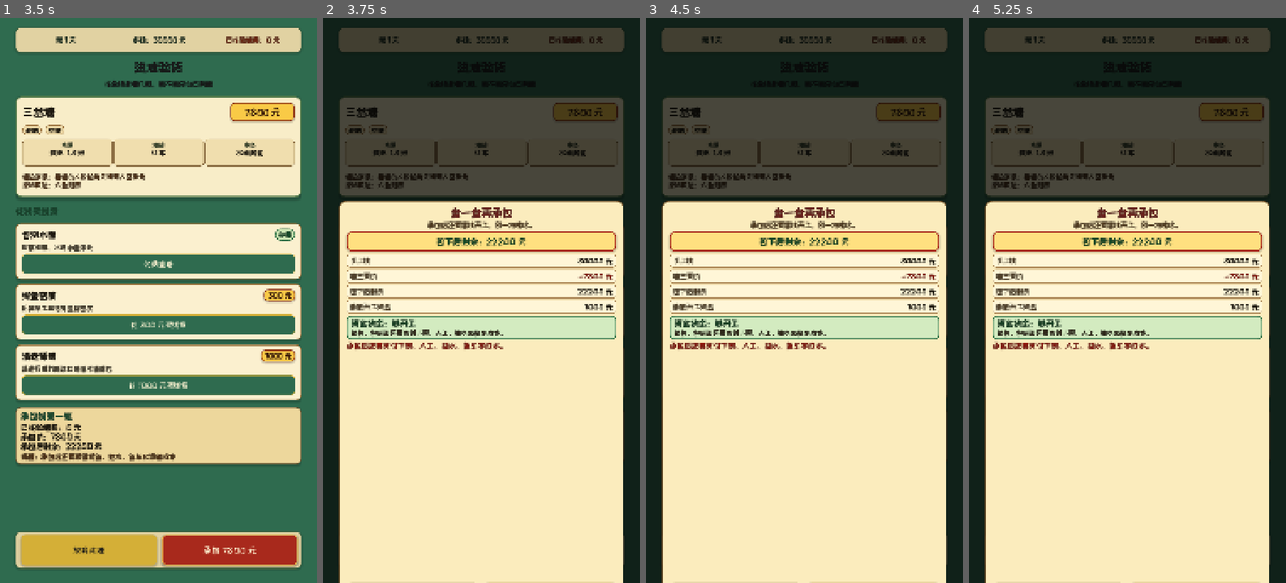
Above: before the commit, frames 1-4 (left to right).
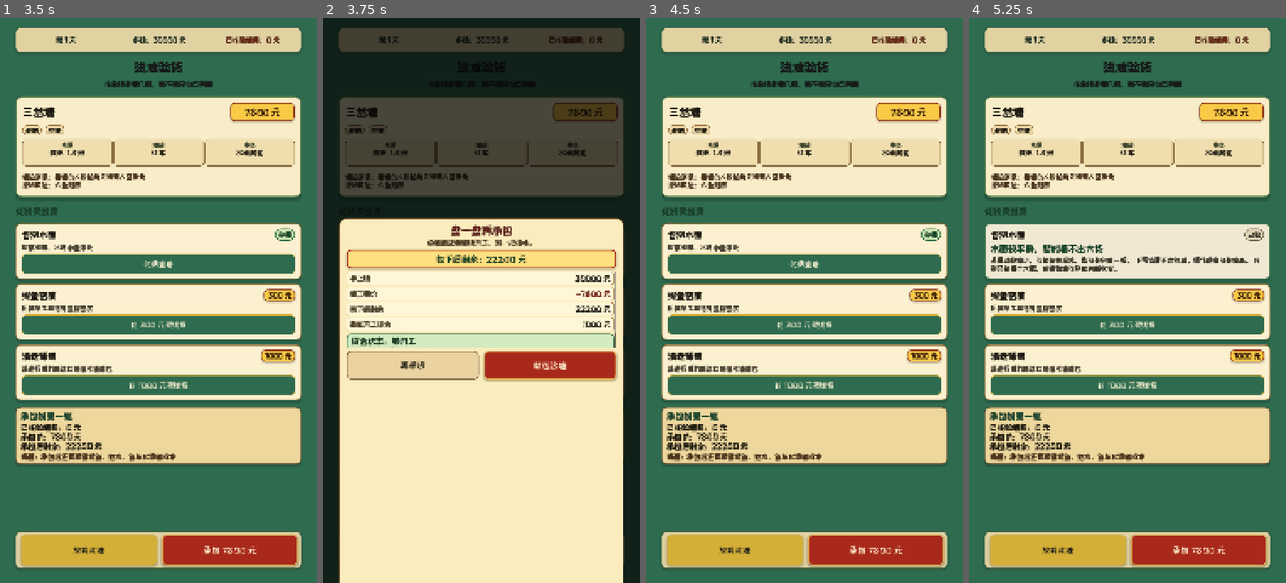
Above: after the commit, the same moments.

Repository: shawnlee6701/fishpond
Game: Godot game, scene res://scenes/Main.tscn
Same seed, same stepped clock (60 frames per second), same inputs: the game is played once before the commit and once after it.
Inputs (mouse positions are in pixels of both pictures, inside the frame that each line leads up to):
- Up to frame 1 (3.5 s): click "开始包塘" at 0.5 s; click "包塘记录" at 1.25 s; click "去看今日鱼塘" at 2 s; click "进塘验货" at 2.75 s
- Up to frame 2 (3.75 s): click "承包 7800 元" at 3.5 s
- Up to frame 3 (4.5 s): click (734, 362) at 4.25 s, where only the run after the commit has a clickable "再想想"
- Up to frame 4 (5.25 s): click "免费查看" at 5 s

Frame 1 is identical in both runs. In frame 2, 21% of the frame differs, in the area x 4-95%, y 32-100%; in frame 3, 90%, in the area x 0-100%, y 0-100%; in frame 4, 88%.

Commit message:
Keep contract dialog actions visible

Diff:
--- a/scripts/pond_detail.gd
+++ b/scripts/pond_detail.gd
@@ -322,7 +322,7 @@
 	confirm_dialog_mode = "commit"
 	confirm_dialog_submitting = false
 	_populate_contract_bill(preview)
-	_show_confirm_dialog(680)
+	_show_confirm_dialog(560)
 
 
 func _create_confirm_dialog() -> void:
@@ -367,8 +367,9 @@
 
 	var body_scroll := ScrollContainer.new()
 	body_scroll.name = "DialogBodyScroll"
+	body_scroll.custom_minimum_size = Vector2(0, 260)
 	body_scroll.size_flags_horizontal = Control.SIZE_EXPAND_FILL
-	body_scroll.size_flags_vertical = Control.SIZE_EXPAND_FILL
+	body_scroll.size_flags_vertical = Control.SIZE_SHRINK_BEGIN
 	body_scroll.horizontal_scroll_mode = ScrollContainer.SCROLL_MODE_DISABLED
 	body_scroll.follow_focus = true
 	confirm_content.add_child(body_scroll)
